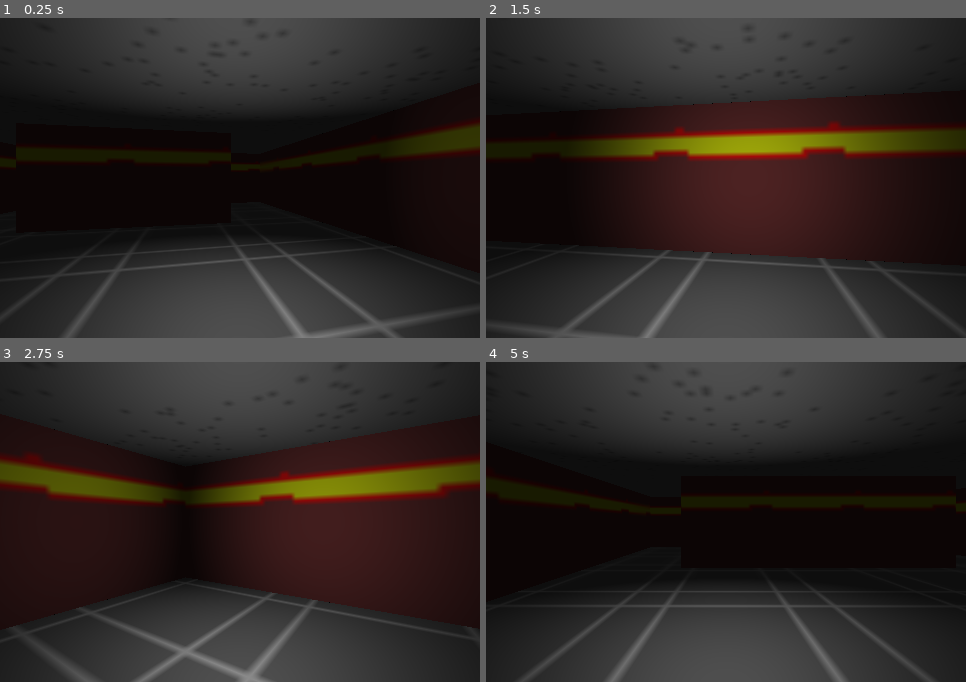
Above: before the commit, frames 1-4 (two rows, left to right).
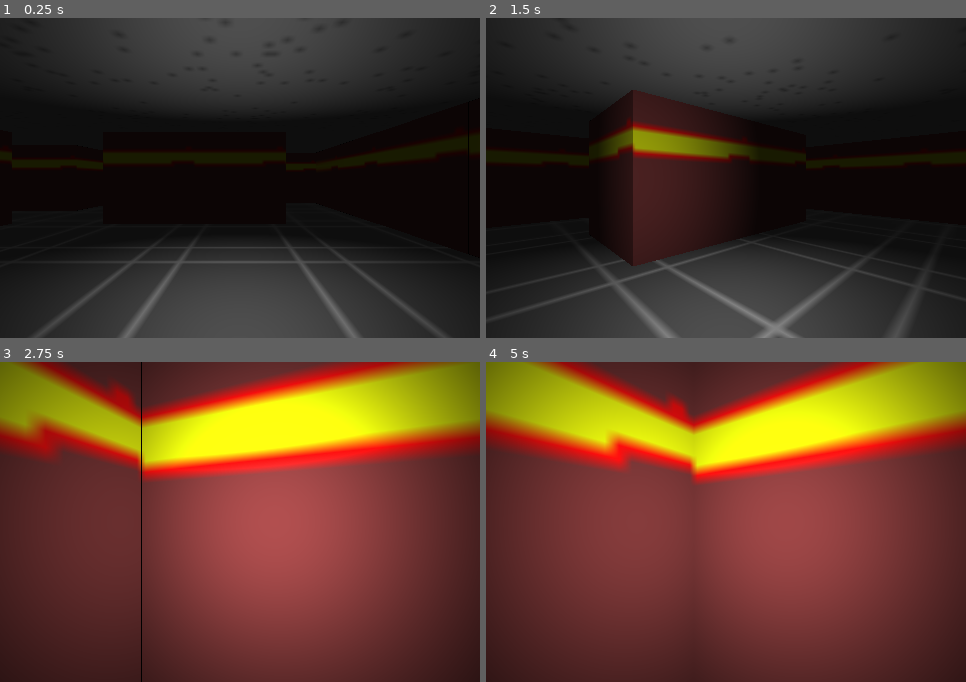
Above: after the commit, the same moments.

Repository: xdefrag/mindworm
Game: Godot game, scene res://dungeon.tscn
Same seed, same stepped clock (60 frames per second), same inputs: the game is played once before the commit and once after it.
Inputs:
- Up to frame 1 (0.25 s): no input
- Up to frame 2 (1.5 s): hold D 0.53-1.28 s; hold Q 0.53-1.28 s; tap E at 0.8, 1.35 s; hold S from 1.28 s (still down)
- Up to frame 3 (2.75 s): tap Q at 1.55 s; release S at 2.03 s; hold D from 2.03 s (still down); hold Q from 2.03 s (still down); tap E at 2.3 s
- Up to frame 4 (5 s): release D at 2.78 s; release Q at 2.78 s; hold W 2.78-3.53 s; tap E at 2.85, 3.8, 4.35 s; tap Q at 3.05, 4.55 s; hold Q 3.53-4.28 s; hold A from 3.53 s (still down)

The runs differ from the first frame. In frame 1, 3.7% of the frame differs, in the area x 7-100%, y 31-100%; in frame 2, 23%; in frame 3, 96%; in frame 4, 98%, in the area x 0-100%, y 0-100%.

Commit message:
Add draft movement

Diff:
--- a/dungeon.gd
+++ b/dungeon.gd
@@ -12,7 +12,6 @@
 var rot = 0
 
 func _ready():
-	get_node("Camera").set_translation(Vector3(pos.x*2+1, 1, pos.x*2+1))
 	set_process(true)
 	for x in range(map2.Map1.size()):
 		for y in range(map2.Map1[0].size()):
@@ -36,7 +35,3 @@
 						if n == "E":
 							wall[wall.size()-1].set_translation(Vector3(x*2+2, 1, y*2+1))
 							wall[wall.size()-1].rotate(Vector3(0, 1, 0), 1.57)
-
-func _process(_delta):
-	rot += 1; if rot == 100: rot = 0
-	get_node("Camera").rotate(Vector3(0, 1, 0), -0.0157)
--- a/dungeon.tscn
+++ b/dungeon.tscn
@@ -1,6 +1,7 @@
-[gd_scene load_steps=3 format=2]
+[gd_scene load_steps=4 format=2]
 
 [ext_resource path="res://dungeon.gd" type="Script" id=1]
+[ext_resource path="res://movement.gd" type="Script" id=2]
 
 [sub_resource type="Environment" id=1]
 background_mode = 1
@@ -15,6 +16,7 @@
 
 [node name="Camera" type="Camera" parent="."]
 transform = Transform( 1, 0, 0, 0, 1, 0, 0, 0, 1, 0, 1, 0 )
+script = ExtResource( 2 )
 
 [node name="SpotLight" type="SpotLight" parent="Camera"]
 light_color = Color( 0.823529, 0.823529, 0.823529, 1 )
--- /dev/null
+++ b/movement.gd
@@ -0,0 +1,53 @@
+extends Camera
+
+onready var map2 = preload("res://map.gd").new()
+var dir = {
+	"N": [ Vector3(0, 0, -1), Vector3(0, 0, 1), Vector3(-1, 0, 0), Vector3(1, 0, 0) ],
+	"S": [ Vector3(0, 0, 1), Vector3(0, 0, -1), Vector3(1, 0, 0), Vector3(-1, 0, 0) ],
+	"W": [ Vector3(-1, 0, 0), Vector3(1, 0, 0), Vector3(0, 0, 1), Vector3(0, 0, -1) ],
+	"E": [ Vector3(1, 0, 0), Vector3(-1, 0, 0), Vector3(0, 0, -1), Vector3(0, 0, 1) ]}
+var direct = ["N", "S", "W", "E"]
+var move = "stop"
+var step = 0
+var pos = Vector3(5, 1, 5)
+var rotL = 0
+var rot = 0
+var id = {87:0, 83:1, 65:2, 68:3}
+
+func step_mov(key):
+	if(Input.is_key_pressed(key)
+	and map2.Map1[round(pos.z+dir[direct[0]][id[key]].z)][round(pos.x+dir[direct[0]][id[key]].x)] < 1
+	and move == "stop") or move == direct[id[key]]:
+		move = direct[id[key]]
+		step += 1
+		pos += 0.1*dir[direct[0]][id[key]]
+		if step == 10:
+			move = "stop"
+			step = 0
+			pos = Vector3(round(pos.x), 1, round(pos.z))
+		self.set_translation(Vector3(pos.x*2+1, 1, pos.z*2+1))
+
+func rot():
+	if (Input.is_key_pressed(KEY_Q)) and step == 0 and rot == 0 or rotL != 0:
+		if rotL == 0:
+			direct.push_back(direct[0])
+			direct.pop_front()
+		rotL += 1; if rotL == 100: rotL = 0
+		self.rotate(Vector3(0, 1, 0), -0.0157)
+	if (Input.is_key_pressed(KEY_E)) and step == 0 and rotL == 0 or rot != 0:
+		if rot == 0:
+			direct.push_front(direct[3])
+			direct.pop_back()
+		rot += 1; if rot == 100: rot = 0
+		self.rotate(Vector3(0, 1, 0), 0.0157)
+
+func _ready():
+	self.set_translation(Vector3(pos.x*2+1, 1, pos.x*2+1))
+	set_process(true)
+
+func _process(delta):
+	step_mov(KEY_W)
+	step_mov(KEY_A)
+	step_mov(KEY_S)
+	step_mov(KEY_D)
+	rot()
